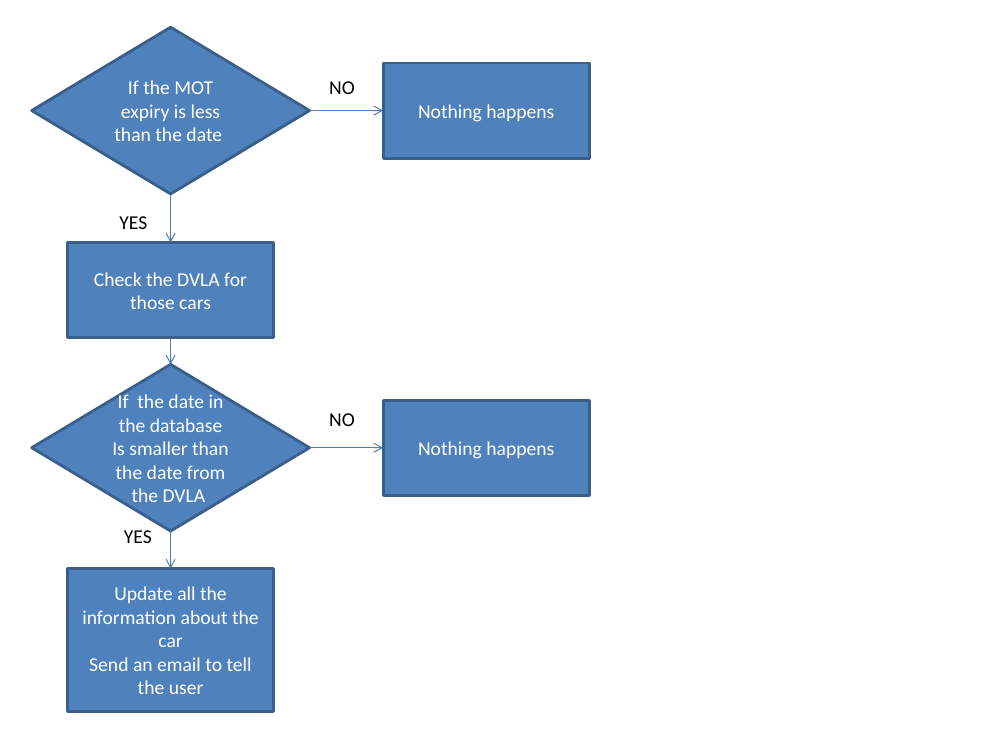
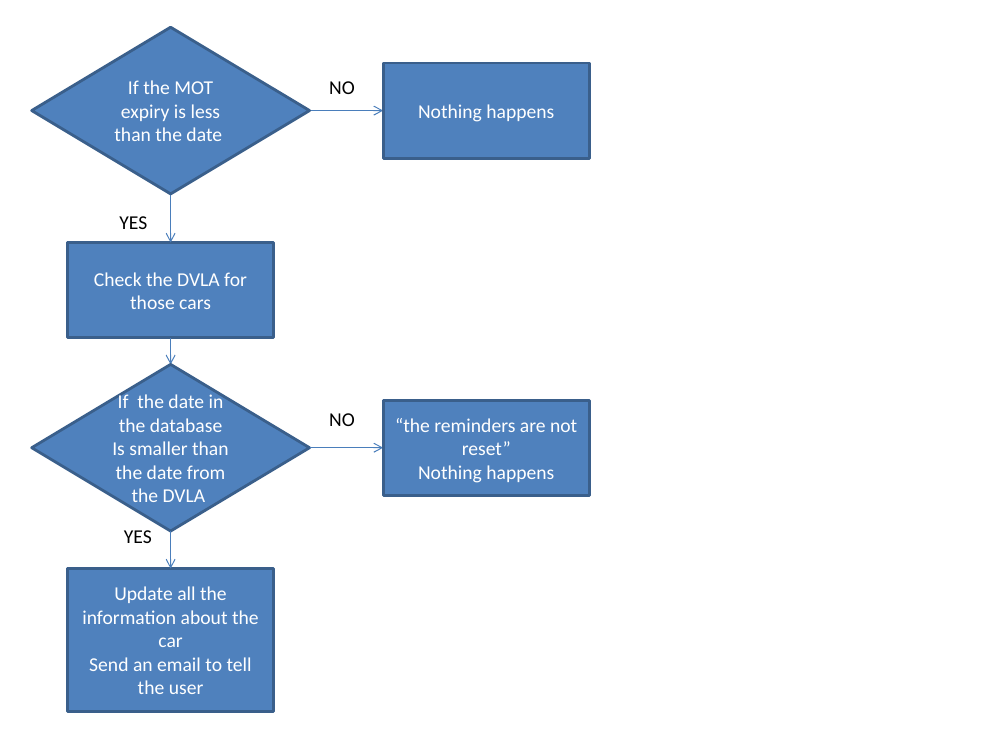
Before and after one commit to racheleldridge/motreminder, a slide deck: slide 8 of _temp/documents/user cases.pptx. Drawn at 1008x756 pixels with LibreOffice and Linux fonts; fonts in the diff are those of the drawing. Boxes give left, top, right and bottom in pixels: in the first picture for what was removed or moved away, otherwise in the second. Text is boxed around its words. In the diff, an @@ line names an element or a change of style, - is before the commit and + after.

```diff
--- a/_temp/documents/user cases.pptx
+++ b/_temp/documents/user cases.pptx
@@ text in rectangle at (x1=395, y1=418, x2=577, y2=455): paragraph added @@
+“the reminders are not reset”
```
Also in this commit, not shown: 1 other file.
